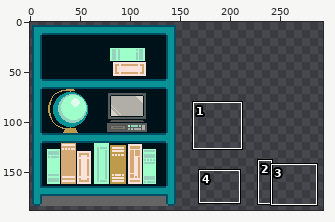
File history of a pixel-art file, Aseprite/book_shelf.aseprite. The first picture is a wide view before the edit; the outline marks the close-up.
Close-up. Before the edit:
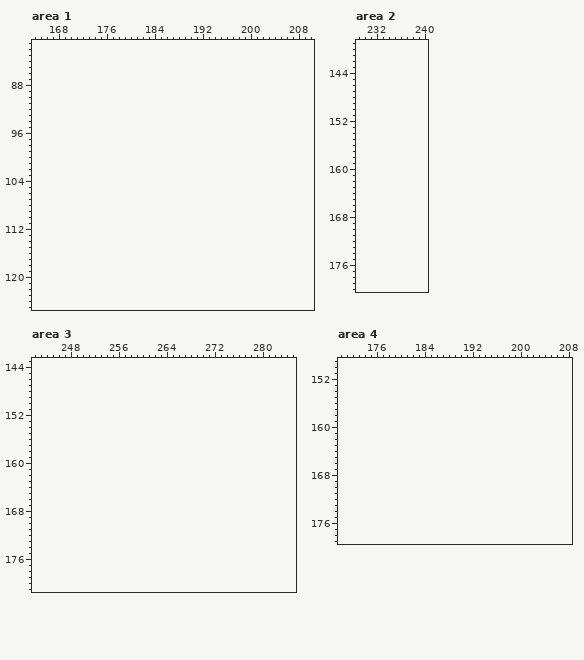
150x200 pixels, 1 frame. Shown: area 1: x 164..210, y 81..125; area 2: x 229..240, y 139..180; area 3: x 242..285, y 143..181; area 4: x 170..208, y 149..179. The old version is drawn lined up with the new one, on the new canvas. The wide view leaves out empty margins. The commit also changed other parts of the picture, which this record leaves out.
The result:
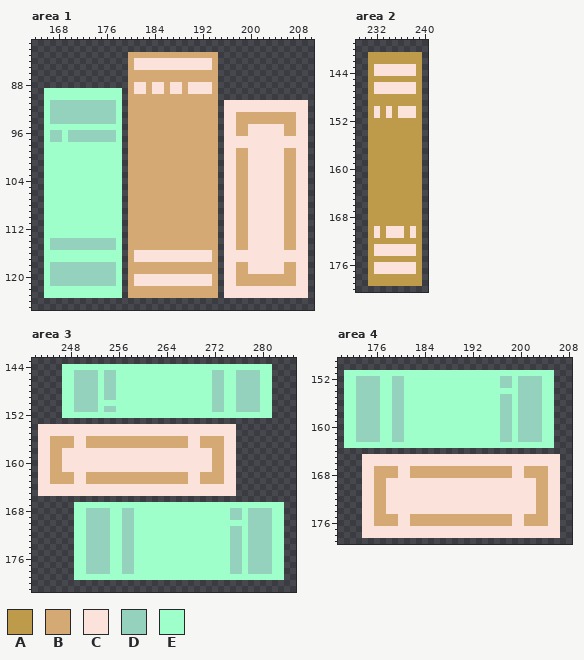
Palette (. is transparent): A #bd9b4b  B #d4a973  C #fbe3db  D #94d2bd  E #9fffcb
The edit:
canvas 150x200 -> 300x200
Area 1:
y 83: x 180..194 ............... -> BBBBBBBBBBBBBBB
y 84..85: x 180..194 ............... -> BCCCCCCCCCCCCCB
y 86..87: x 180..194 ............... -> BBBBBBBBBBBBBBB
y 88: x 180..194 ............... -> BCCBCCBCCBCCCCB
y 89: x 166..178 ............. -> EEEEEEEEEEEEE; x 180..194 ............... -> BCCBCCBCCBCCCCB
y 90: x 166..178 ............. -> EEEEEEEEEEEEE; x 180..194 ............... -> BBBBBBBBBBBBBBB
y 91..92: x 166..178 ............. -> EDDDDDDDDDDDE; x 180..194 ............... -> BBBBBBBBBBBBBBB; x 196..209 .............. -> CCCCCCCCCCCCCC
y 93..94: x 166..178 ............. -> EDDDDDDDDDDDE; x 180..194 ............... -> BBBBBBBBBBBBBBB; x 196..209 .............. -> CCBBBBBBBBBBCC
y 95: x 166..178 ............. -> EEEEEEEEEEEEE; x 180..194 ............... -> BBBBBBBBBBBBBBB; x 196..209 .............. -> CCBBCCCCCCBBCC
y 96: x 166..178 ............. -> EDDEDDDDDDDDE; x 180..194 ............... -> BBBBBBBBBBBBBBB; x 196..209 .............. -> CCBBCCCCCCBBCC
y 97: x 166..178 ............. -> EDDEDDDDDDDDE; x 180..194 ............... -> BBBBBBBBBBBBBBB; x 196..209 .............. -> CCCCCCCCCCCCCC
y 98: x 166..178 ............. -> EEEEEEEEEEEEE; x 180..194 ............... -> BBBBBBBBBBBBBBB; x 196..209 .............. -> CCCCCCCCCCCCCC
y 99..113: x 166..178 ............. -> EEEEEEEEEEEEE; x 180..194 ............... -> BBBBBBBBBBBBBBB; x 196..209 .............. -> CCBBCCCCCCBBCC
y 114..115: x 166..178 ............. -> EDDDDDDDDDDDE; x 180..194 ............... -> BBBBBBBBBBBBBBB; x 196..209 .............. -> CCBBCCCCCCBBCC
y 116..117: x 166..178 ............. -> EEEEEEEEEEEEE; x 180..194 ............... -> BCCCCCCCCCCCCCB; x 196..209 .............. -> CCCCCCCCCCCCCC
y 118..119: x 166..178 ............. -> EDDDDDDDDDDDE; x 180..194 ............... -> BBBBBBBBBBBBBBB; x 196..209 .............. -> CCBBCCCCCCBBCC
y 120..121: x 166..178 ............. -> EDDDDDDDDDDDE; x 180..194 ............... -> BCCCCCCCCCCCCCB; x 196..209 .............. -> CCBBBBBBBBBBCC
y 122..123: x 166..178 ............. -> EEEEEEEEEEEEE; x 180..194 ............... -> BBBBBBBBBBBBBBB; x 196..209 .............. -> CCCCCCCCCCCCCC
Area 2:
y 141..142: x 231..239 ......... -> AAAAAAAAA
y 143..144: x 231..239 ......... -> ACCCCCCCA
y 145: x 231..239 ......... -> AAAAAAAAA
y 146..147: x 231..239 ......... -> ACCCCCCCA
y 148..149: x 231..239 ......... -> AAAAAAAAA
y 150..151: x 231..239 ......... -> ACACACCCA
y 152..169: x 231..239 ......... -> AAAAAAAAA
y 170..171: x 231..239 ......... -> ACACCCACA
y 172: x 231..239 ......... -> AAAAAAAAA
y 173..174: x 231..239 ......... -> ACCCCCCCA
y 175: x 231..239 ......... -> AAAAAAAAA
y 176..177: x 231..239 ......... -> ACCCCCCCA
y 178..179: x 231..239 ......... -> AAAAAAAAA
Area 3:
y 144: x 247..281 ................................... -> EEEEEEEEEEEEEEEEEEEEEEEEEEEEEEEEEEE
y 145..149: x 247..281 ................................... -> EEDDDDEDDEEEEEEEEEEEEEEEEDDEEDDDDEE
y 150: x 247..281 ................................... -> EEDDDDEEEEEEEEEEEEEEEEEEEDDEEDDDDEE
y 151: x 247..281 ................................... -> EEDDDDEDDEEEEEEEEEEEEEEEEDDEEDDDDEE
y 152: x 247..281 ................................... -> EEEEEEEEEEEEEEEEEEEEEEEEEEEEEEEEEEE
y 154..155: x 243..275 ................................. -> CCCCCCCCCCCCCCCCCCCCCCCCCCCCCCCCC
y 156..157: x 243..275 ................................. -> CCBBBBCCBBBBBBBBBBBBBBBBBCCBBBBCC
y 158..161: x 243..275 ................................. -> CCBBCCCCCCCCCCCCCCCCCCCCCCCCCBBCC
y 162..163: x 243..275 ................................. -> CCBBBBCCBBBBBBBBBBBBBBBBBCCBBBBCC
y 164..165: x 243..275 ................................. -> CCCCCCCCCCCCCCCCCCCCCCCCCCCCCCCCC
y 167: x 249..283 ................................... -> EEEEEEEEEEEEEEEEEEEEEEEEEEEEEEEEEEE
y 168..169: x 249..283 ................................... -> EEDDDDEEDDEEEEEEEEEEEEEEEEDDEDDDDEE
y 170: x 249..283 ................................... -> EEDDDDEEDDEEEEEEEEEEEEEEEEEEEDDDDEE
y 171..178: x 249..283 ................................... -> EEDDDDEEDDEEEEEEEEEEEEEEEEDDEDDDDEE
y 179: x 249..283 ................................... -> EEEEEEEEEEEEEEEEEEEEEEEEEEEEEEEEEEE
Area 4:
y 151: x 171..205 ................................... -> EEEEEEEEEEEEEEEEEEEEEEEEEEEEEEEEEEE
y 152..153: x 171..205 ................................... -> EEDDDDEEDDEEEEEEEEEEEEEEEEDDEDDDDEE
y 154: x 171..205 ................................... -> EEDDDDEEDDEEEEEEEEEEEEEEEEEEEDDDDEE
y 155..162: x 171..205 ................................... -> EEDDDDEEDDEEEEEEEEEEEEEEEEDDEDDDDEE
y 163: x 171..205 ................................... -> EEEEEEEEEEEEEEEEEEEEEEEEEEEEEEEEEEE
y 165..166: x 174..206 ................................. -> CCCCCCCCCCCCCCCCCCCCCCCCCCCCCCCCC
y 167..168: x 174..206 ................................. -> CCBBBBCCBBBBBBBBBBBBBBBBBCCBBBBCC
y 169..174: x 174..206 ................................. -> CCBBCCCCCCCCCCCCCCCCCCCCCCCCCBBCC
y 175..176: x 174..206 ................................. -> CCBBBBCCBBBBBBBBBBBBBBBBBCCBBBBCC
y 177..178: x 174..206 ................................. -> CCCCCCCCCCCCCCCCCCCCCCCCCCCCCCCCC
Boxes around the changes in both close-ups, in picture pixels (x1, y1, x2, y2):
added: (44, 52, 308, 298)
added: (368, 52, 422, 286)
added: (38, 364, 284, 580)
added: (344, 370, 560, 538)
